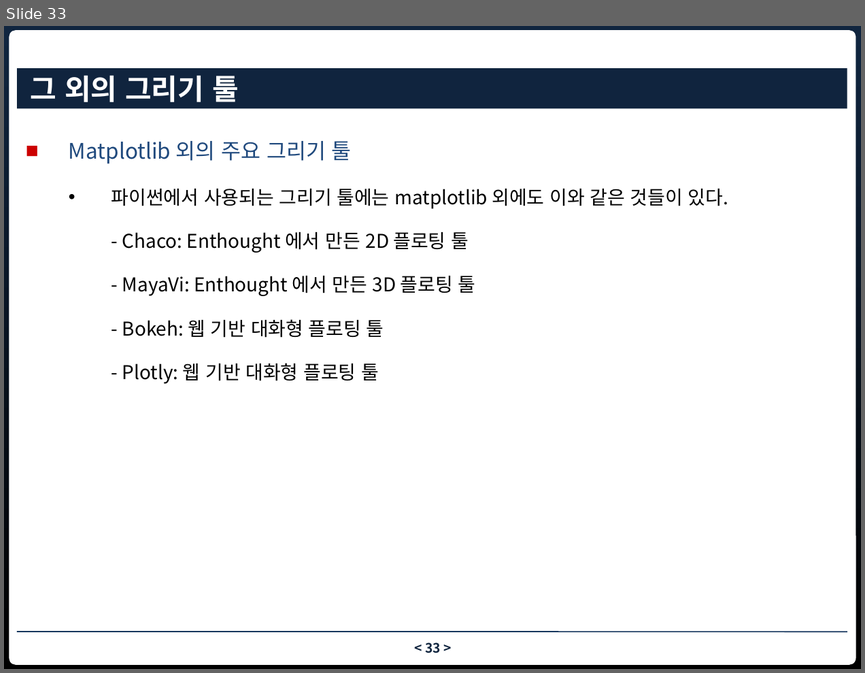
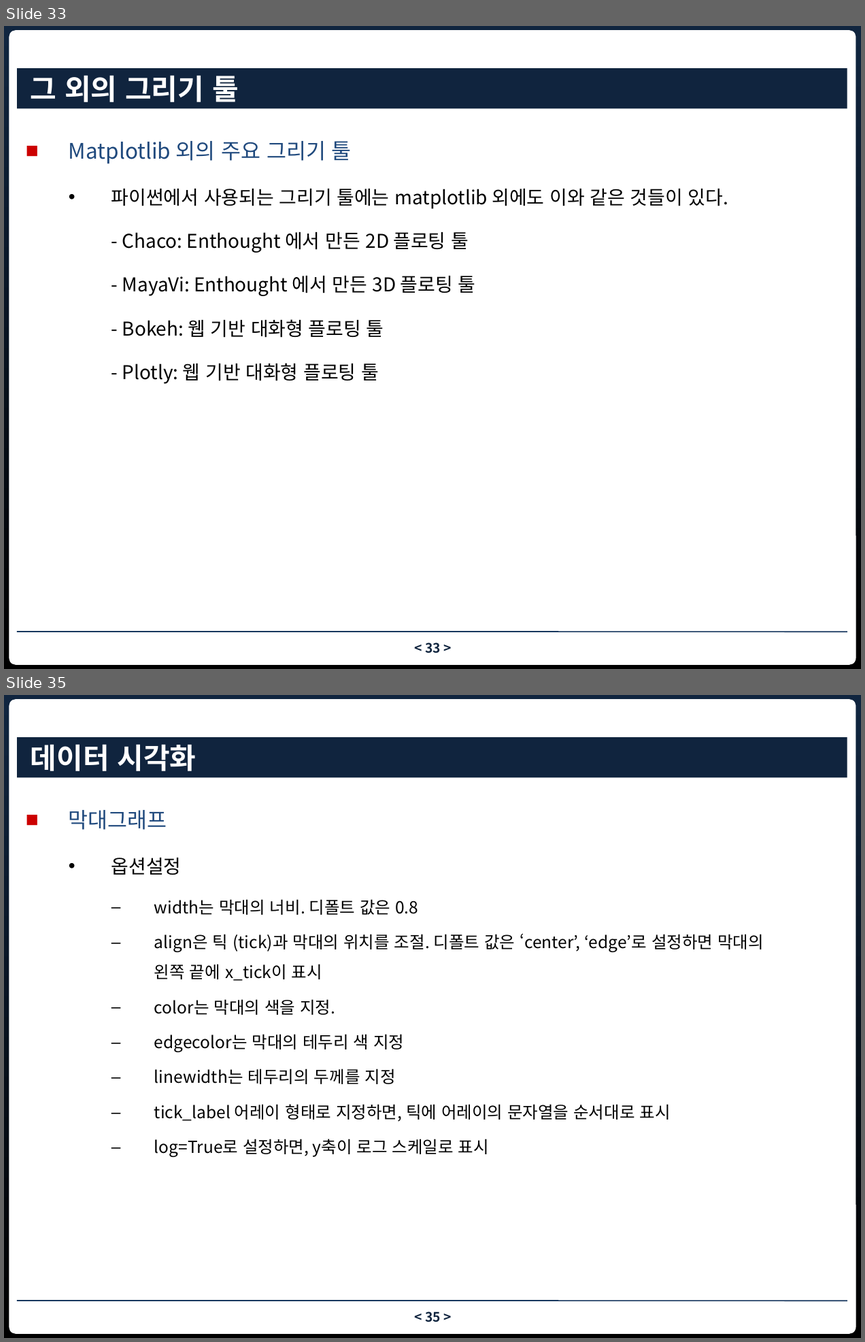
Before and after one commit to nhkim55/bigdata_fintech_python, a slide deck: ch6 matplotlib.pptx. Shown one above the other, each under a label of ours: slide 33 before the commit, slides 33 and 35 after it; the slides between them are not shown. The pictures are 865x673 and 865x1342 pixels, drawn with LibreOffice and Linux fonts; fonts in the diff are those of the drawing; background and template pictures are left out. Boxes give left, top, right and bottom in pixels: in the first picture for what was removed or moved away, otherwise in the second. Text is boxed around its words. In the diff, an @@ line names an element or a change of style, - is before the commit and + after.

```diff
--- a/ch6 matplotlib.pptx
+++ b/ch6 matplotlib.pptx
@@ slide 35 added at box(4, 695, 861, 1338), background gradient #10253F to #000000; not listed: 3 template elements that a slide beside it also shows @@
@@ title added at box(17, 737, 847, 777), fill #0F243E, 24 pt, text #FFFFFF, bold @@
+데이터 시각화
@@ text added at box(69, 810, 764, 1157), 14 pt, text #000000 @@
+■ 막대그래프
+  • 옵션설정
+    – width는 막대의 너비. 디폴트 값은 0.8
+    – align은 틱 (tick)과 막대의 위치를 조절. 디폴트 값은 ‘center’, ‘edge’로 설정하면 막대의 왼쪽 끝에 x_tick이 표시
+    – color는 막대의 색을 지정.
+    – edgecolor는 막대의 테두리 색 지정
+    – linewidth는 테두리의 두께를 지정
+    – tick_label 어레이 형태로 지정하면, 틱에 어레이의 문자열을 순서대로 표시
+    – log=True로 설정하면, y축이 로그 스케일로 표시
```
Also in this commit, not shown: 3 slides changed, 15 other slides added.
